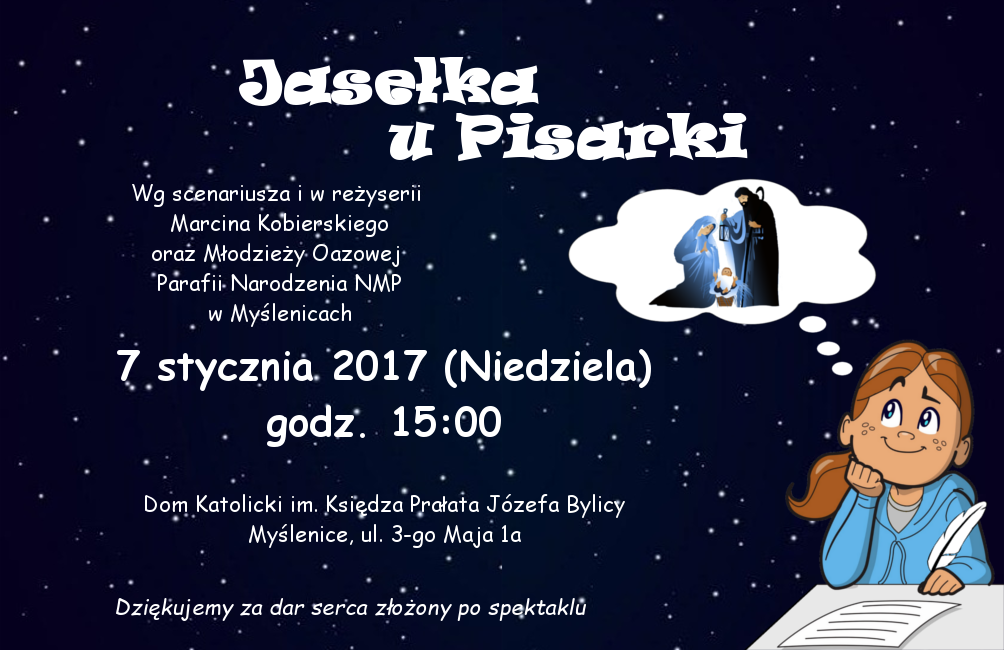
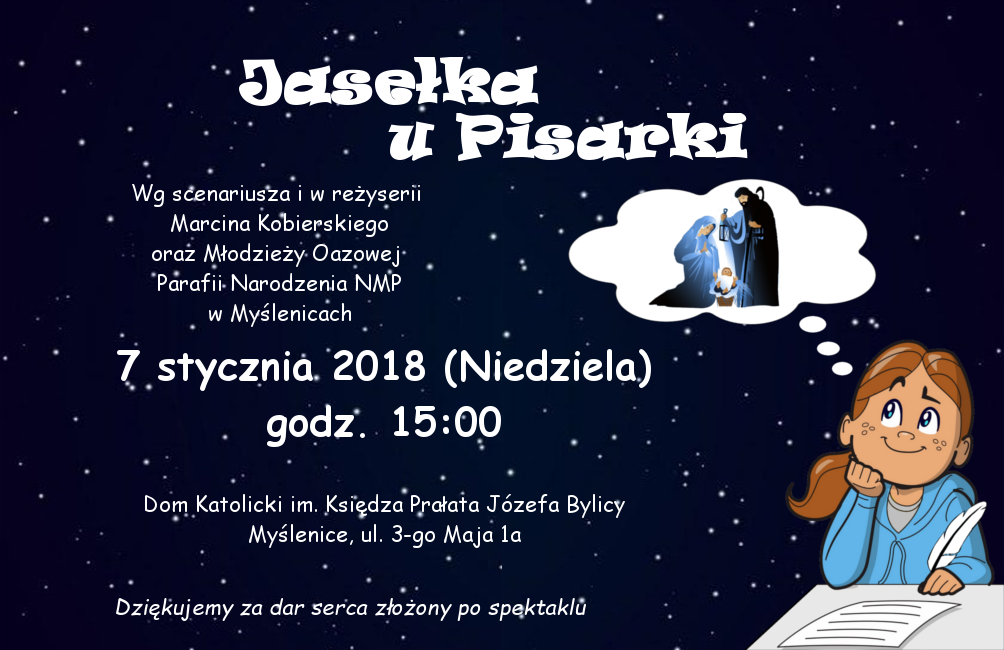
Layers edited between the first and the second 1004x650 image:
renamed "7 stycznia 2017 (Niedziela) ..." to "7 stycznia 2018 (Niedziela) ...", painted on it over box(404, 350, 427, 381)
